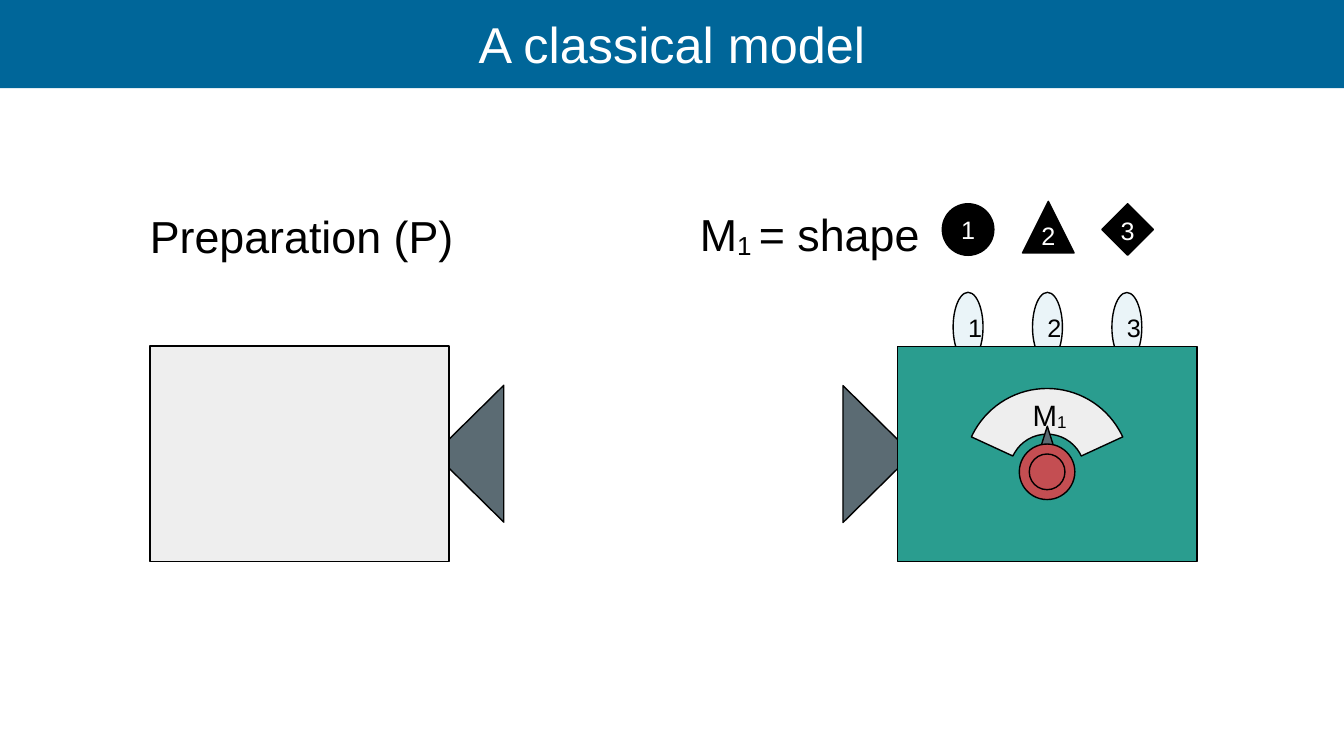
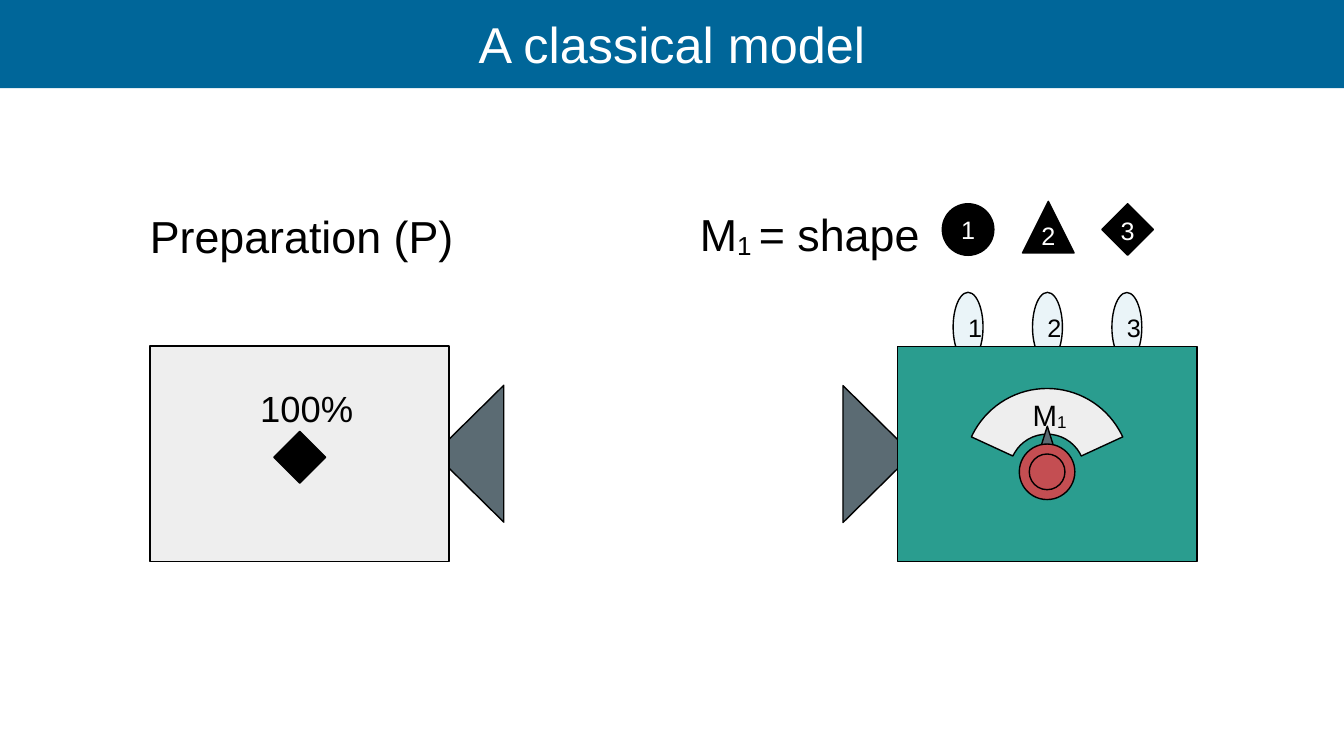
Before and after one commit to Ismaele-vincent/PhD, a slide deck: slide 35 of 2026/Talks/ILL Seminar/ILL seminar 2026.odp (slide 21 before the commit). Drawn at 1344x756 pixels with LibreOffice and Linux fonts; fonts in the diff are those of the drawing; background and template pictures are left out. Boxes give left, top, right and bottom in pixels: in the first picture for what was removed or moved away, otherwise in the second. Text is boxed around its words. In the diff, an @@ line names an element or a change of style, - is before the commit and + after.

```diff
--- a/2026/Talks/ILL Seminar/ILL seminar 2026.odp
+++ b/2026/Talks/ILL Seminar/ILL seminar 2026.odp
@@ text added at bbox=[260, 396, 353, 423], 26 pt, text #000000 @@
+100%
@@ diamond added at bbox=[274, 431, 325, 483], fill #000000, outline #000000 0.99 pt @@
```
Also in this commit, not shown: 9 other slides changed, 29 slides added, 15 other files.
